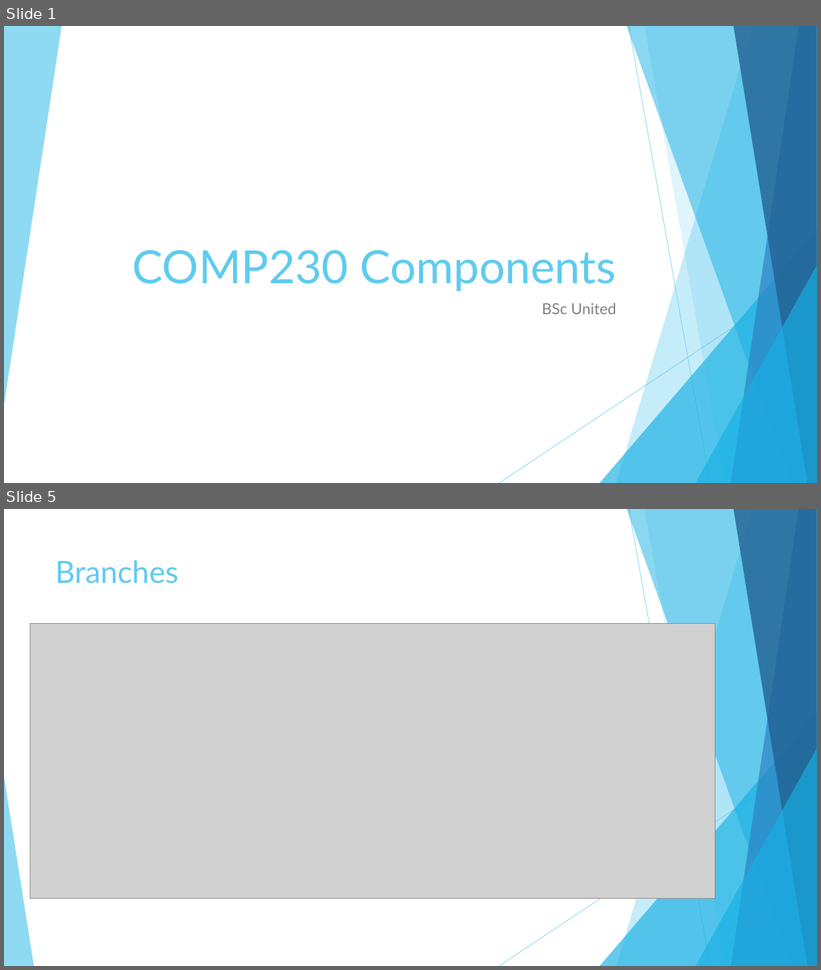
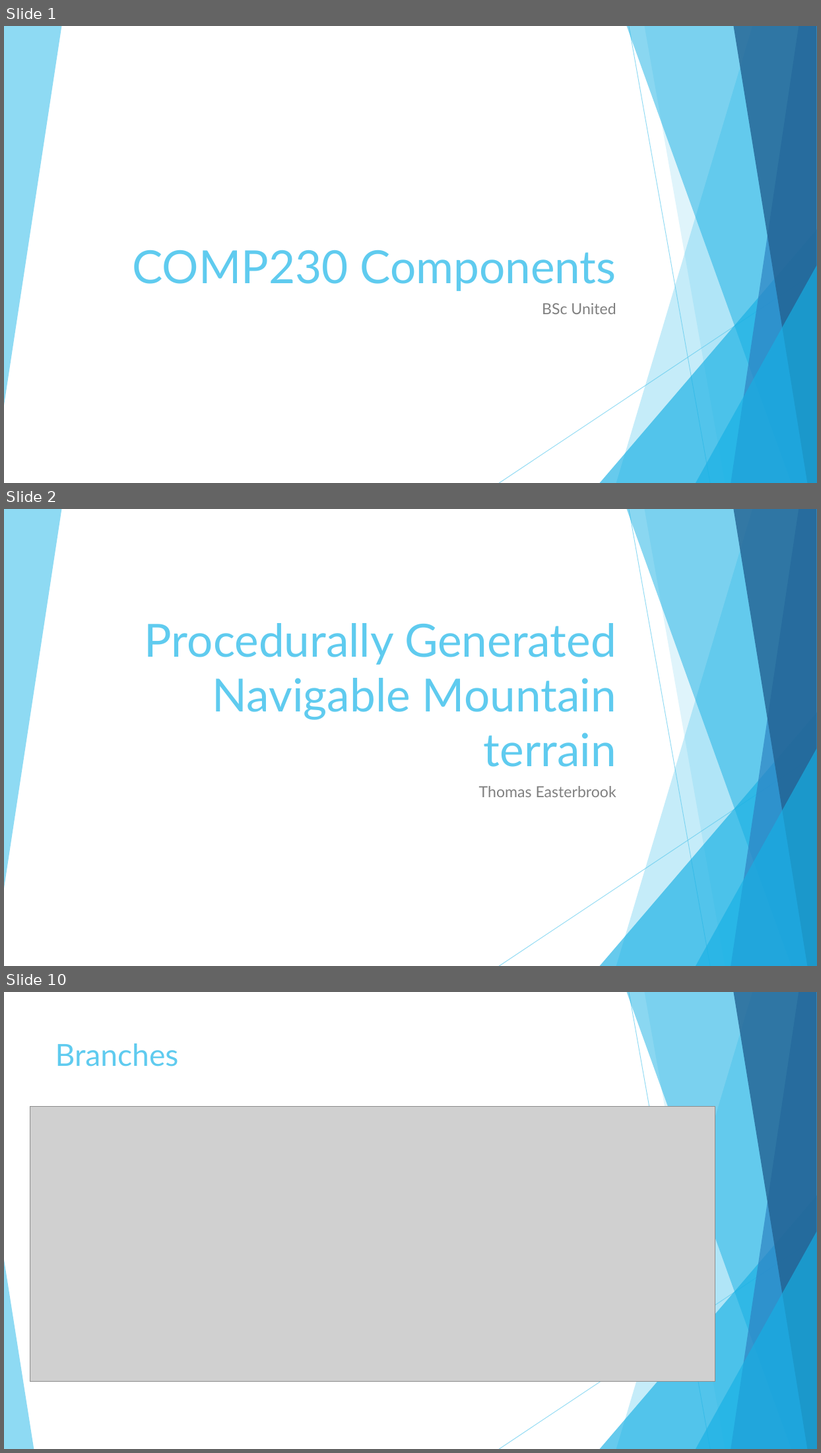
Before and after one commit to MaddieK19/comp230-pre-production, a slide deck: Proposal/Slides.pptx. Shown one above the other, each under a label of ours: slides 1 and 5 before the commit, slides 1, 2 and 10 after it; the slides between them are not shown. The pictures are 821x970 and 821x1453 pixels, drawn with LibreOffice and Linux fonts; fonts in the diff are those of the drawing; grey boxes stand for pictures. Boxes give left, top, right and bottom in pixels: in the first picture for what was removed or moved away, otherwise in the second. Text is boxed around its words. In the diff, an @@ line names an element or a change of style, - is before the commit and + after.

```diff
--- a/Proposal/Slides.pptx
+++ b/Proposal/Slides.pptx
@@ slide 2 added at (4, 509, 817, 966), background #FFFFFF; not listed: 10 template elements that a slide beside it also shows @@
@@ title added at (145, 623, 616, 767), 54 pt, text #5FCBEF @@
+Procedurally Generated Navigable Mountain terrain
@@ subtitle added at (479, 786, 616, 797), 18 pt, text #808080 @@
+Thomas Easterbrook
@@ what was slide 5 is now slide 10 @@
```
Also in this commit, not shown: 3 slides changed, 7 other slides added, 1 slide removed, 3 other files.
